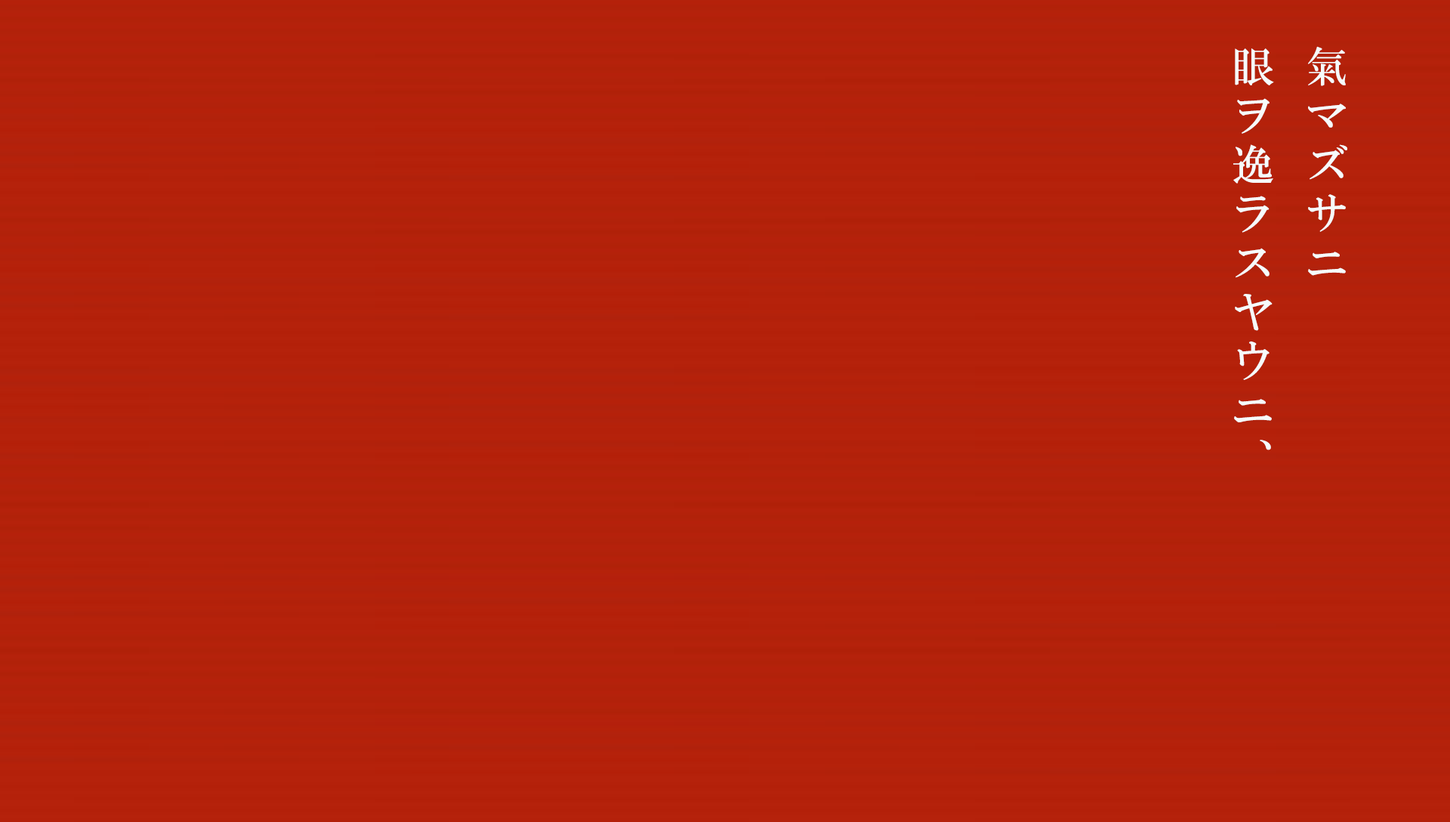
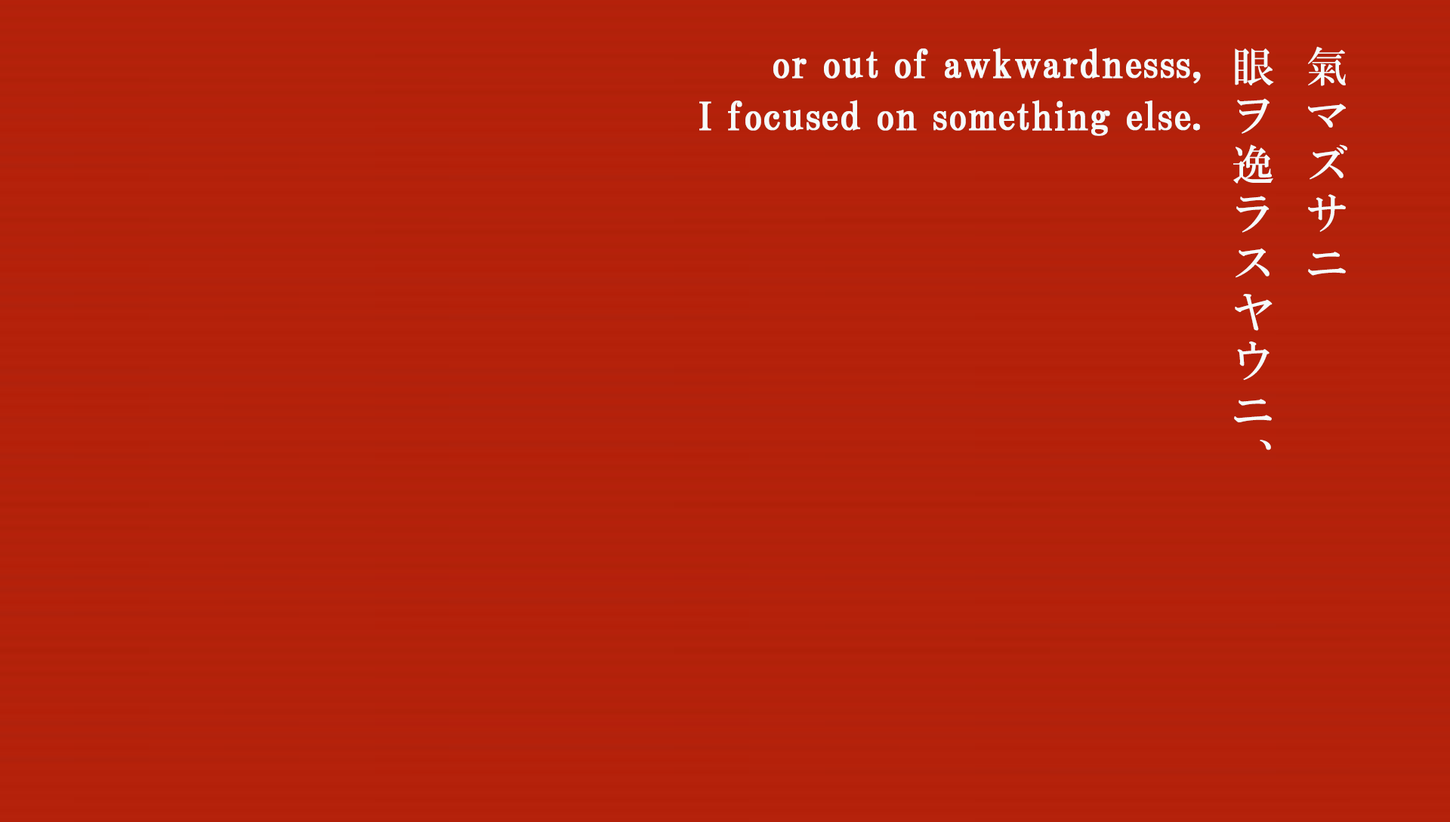
Layers edited between the first and the second (1450, 822) image:
added layer "or out of awkwardnesss, I focused on something else." above "氣マズサニ 眼ヲ逸ラスヤウニ、" over [699, 47, 1201, 136]
